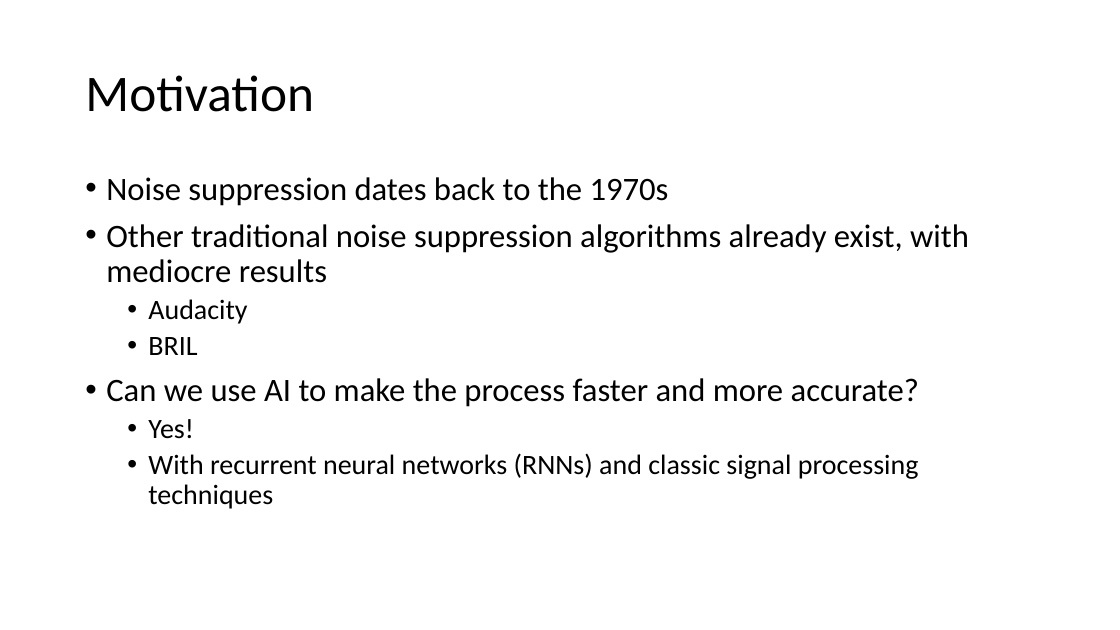
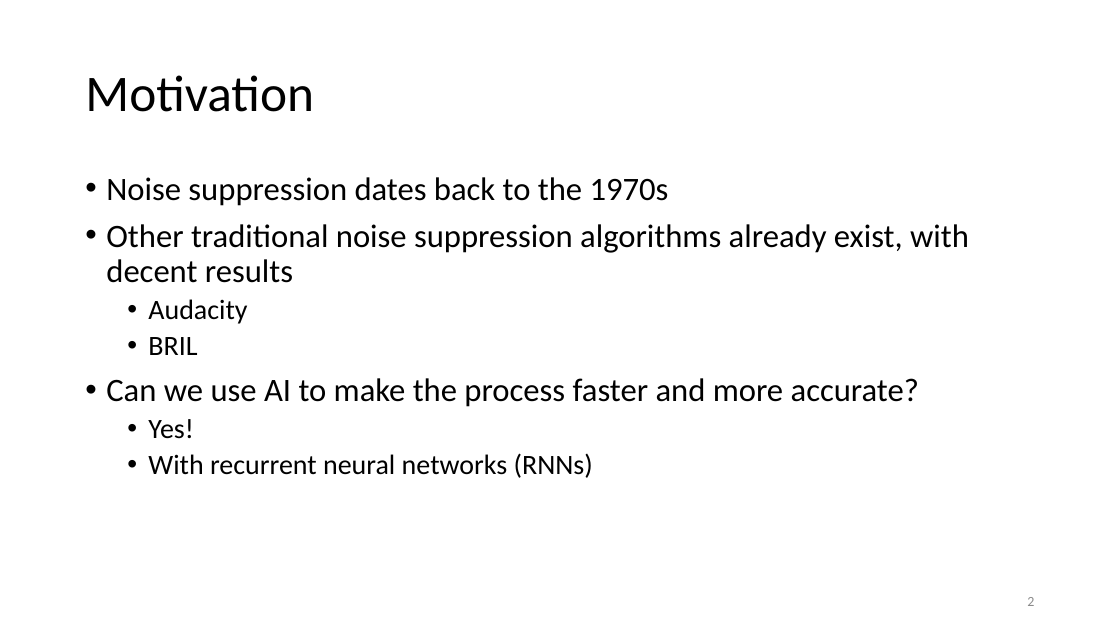
Before and after one commit to mt3443/eecs649_advanced_topic, a slide deck: slide 2 of presentation.pptx. Drawn at 1120x630 pixels with LibreOffice and Linux fonts; fonts in the diff are those of the drawing. Boxes give left, top, right and bottom in pixels: in the first picture for what was removed or moved away, otherwise in the second. Text is boxed around its words. In the diff, an @@ line names an element or a change of style, - is before the commit and + after.

```diff
--- a/presentation.pptx
+++ b/presentation.pptx
@@ text at (106, 224, 969, 283): text changed @@
-• Other traditional noise suppression algorithms already exist, with mediocre results
+• Other traditional noise suppression algorithms already exist, with decent results
@@ text at (148, 453, 593, 478): text changed @@
-  • With recurrent neural networks (RNNs) and classic signal processing techniques
+  • With recurrent neural networks (RNNs)
@@ page number added at (1027, 597, 1034, 606), 12 pt, text #8C8C8C @@
+2
```
Also in this commit, not shown: 7 other slides changed, 2 slides added.
